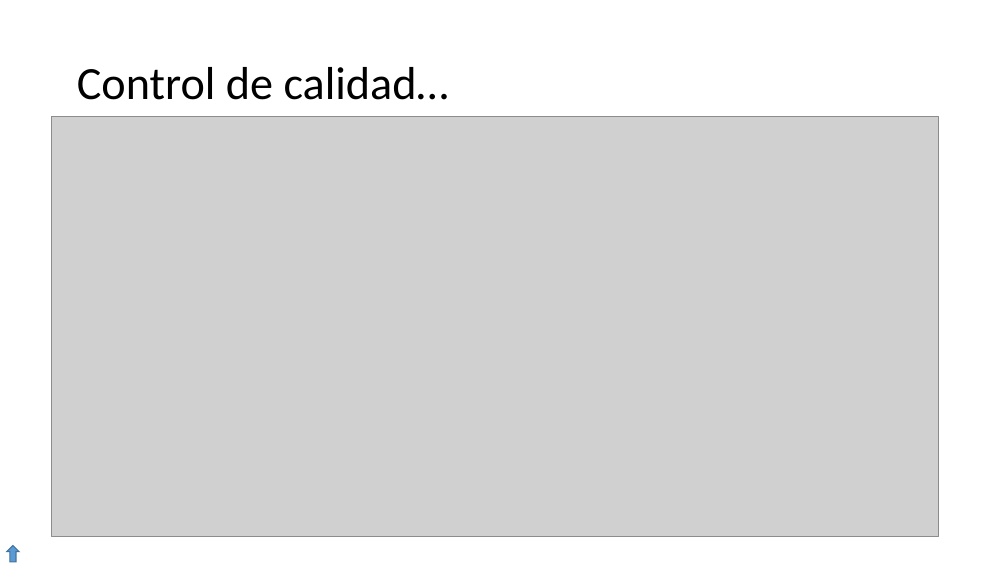
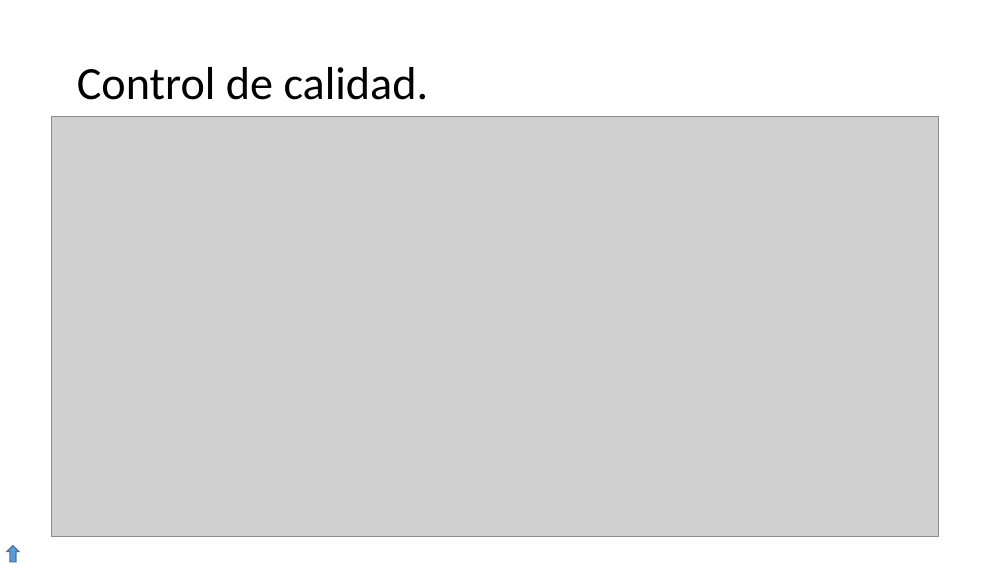
Before and after one commit to victor1130/Scripts_Clima, a slide deck: slide 12 of Tratamiento de datos climáticos.pptx. Drawn at 1008x567 pixels with LibreOffice and Linux fonts; fonts in the diff are those of the drawing; grey boxes stand for pictures. Boxes give left, top, right and bottom in pixels: in the first picture for what was removed or moved away, otherwise in the second. Text is boxed around its words. In the diff, an @@ line names an element or a change of style, - is before the commit and + after.

```diff
--- a/Tratamiento de datos climáticos.pptx
+++ b/Tratamiento de datos climáticos.pptx
@@ title at (77,67,429,100): text changed @@
-Control de calidad…
+Control de calidad.
```
Also in this commit, not shown: 17 other slides changed, 1 slide removed, 2 other files.
